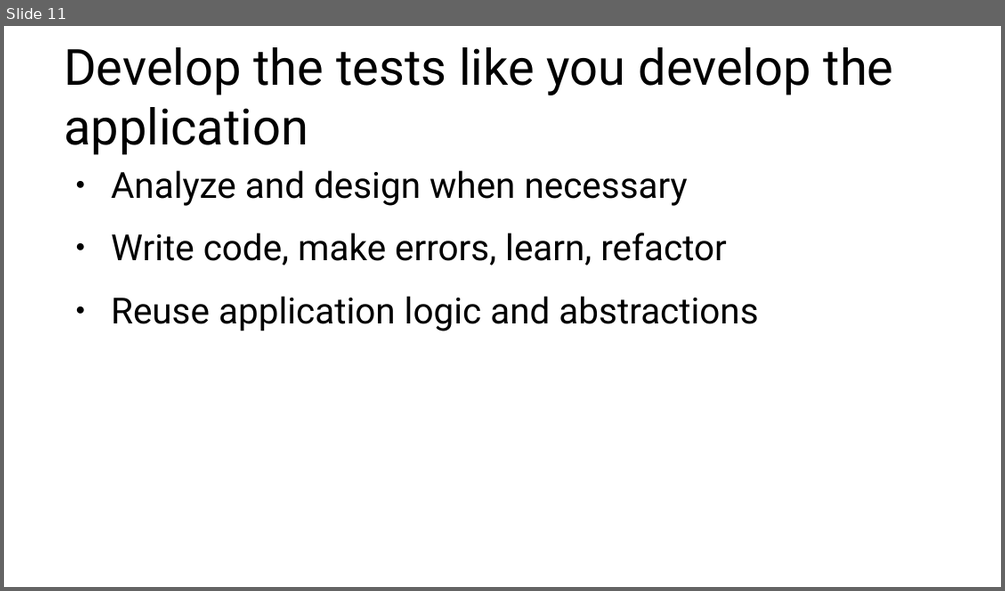
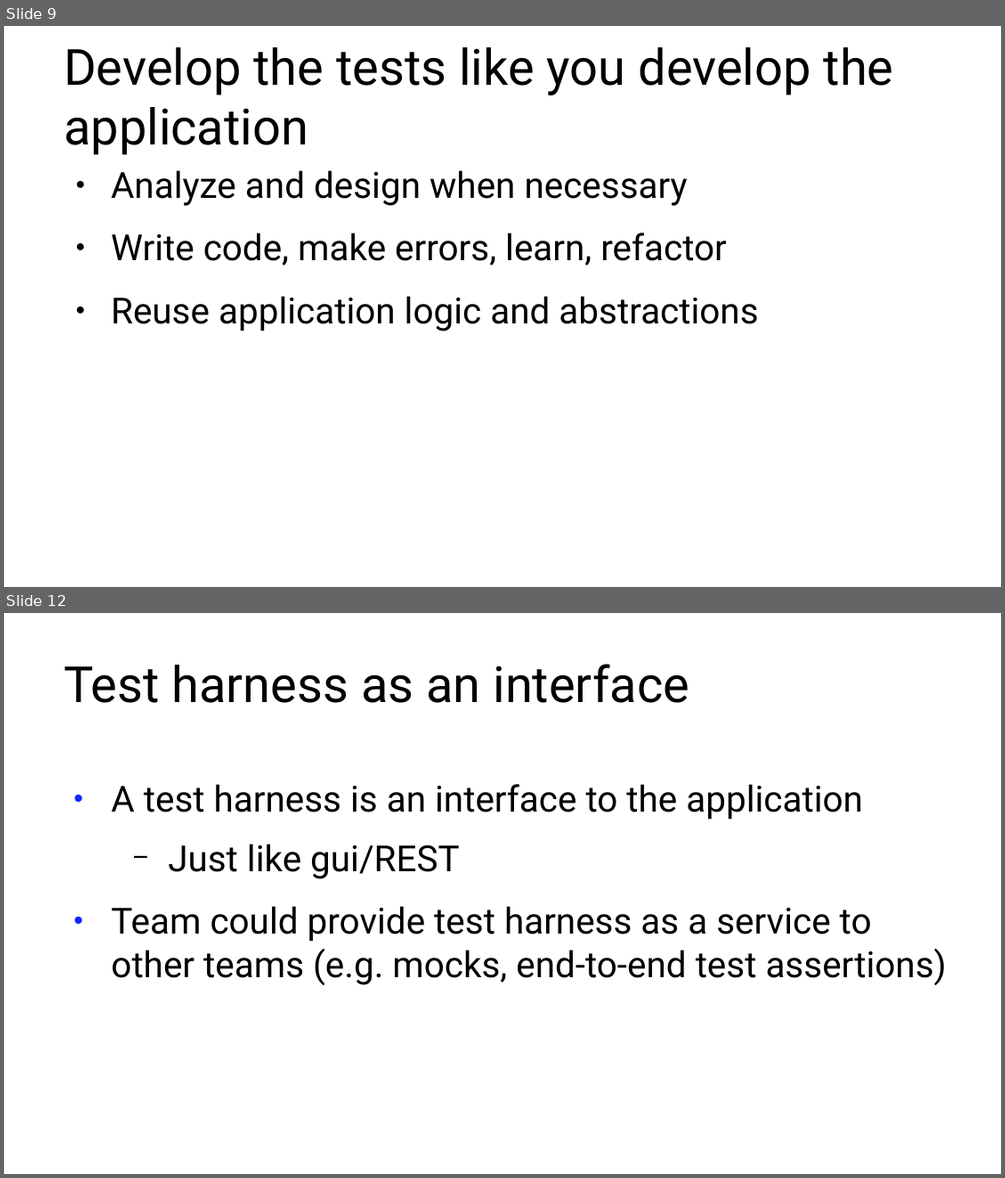
Before and after one commit to hyperfnugg/todo, a slide deck: presentation.odp. Shown one above the other, each under a label of ours: slide 11 before the commit, slides 9 and 12 after it; the slides between them are not shown. The pictures are 1005x591 and 1005x1178 pixels, drawn with LibreOffice and Linux fonts; fonts in the diff are those of the drawing; background and template pictures are left out. Boxes give left, top, right and bottom in pixels: in the first picture for what was removed or moved away, otherwise in the second. Text is boxed around its words. In the diff, an @@ line names an element or a change of style, - is before the commit and + after.

```diff
--- a/presentation.odp
+++ b/presentation.odp
@@ slide 12 added at [4,613,1001,1174], background #FFFFFF @@
@@ title added at [64,664,689,703], 36 pt, text #000000 @@
+Test harness as an interface
@@ text added at [111,784,947,985], 26 pt, text #000000 @@
+• A test harness is an interface to the application
+  − Just like gui/REST
+• Team could provide test harness as a service to other teams (e.g. mocks, end-to-end test assertions)
@@ what was slide 11 is now slide 9 @@
```
Also in this commit, not shown: 1 slide changed, 1 other slide added.
